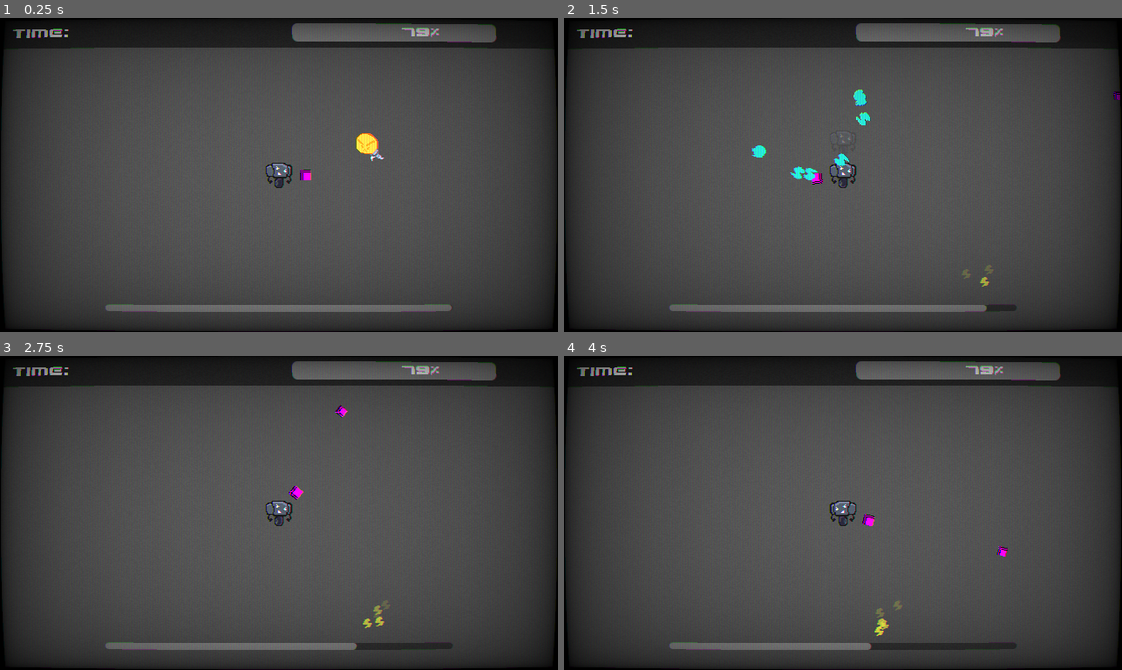
Above: before the commit, frames 1-4 (two rows, left to right).
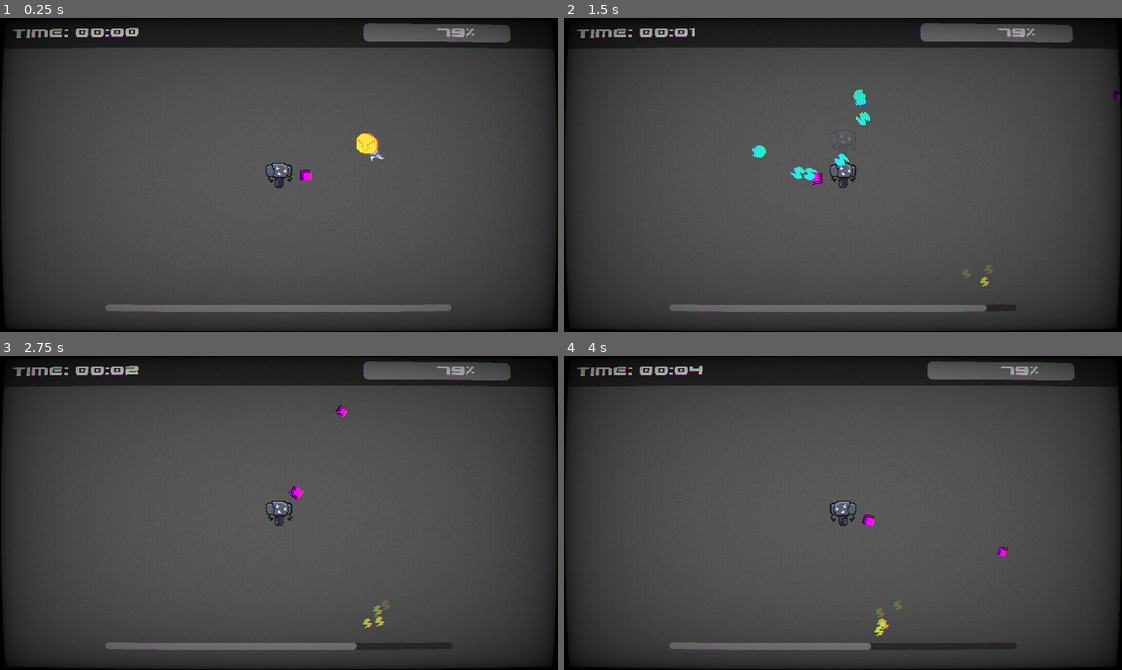
Above: after the commit, the same moments.

Repository: kinghos/GMTK-Game-Jam-2026
Game: Godot game, scene res://scenes/level/level.tscn
Same seed, same stepped clock (60 frames per second), same inputs: the game is played once before the commit and once after it.
Inputs (mouse positions are in pixels of both pictures, inside the frame that each line leads up to):
- Up to frame 1 (0.25 s): no input
- Up to frame 2 (1.5 s): move the mouse to (965, 159) at 0.52 s; press the mouse at (965, 159) at 0.53 s; hold D (Right) 0.53-1.28 s; move the mouse to (731, 190) at 1.27 s; release the mouse at (731, 190) at 1.28 s; hold S (Down) from 1.28 s (still down); tap Shift (Sprint) at 1.35 s
- Up to frame 3 (2.75 s): move the mouse to (334, 443) at 2.02 s; release S (Down) at 2.03 s; press the mouse at (334, 443) at 2.03 s; hold D (Right) from 2.03 s (still down)
- Up to frame 4 (4 s): move the mouse to (815, 575) at 2.77 s; release D (Right) at 2.78 s; release the mouse at (815, 575) at 2.78 s; hold W (Up) 2.78-3.53 s; tap Shift (Sprint) at 2.85 s; tap Enter at 3.5 s; move the mouse to (1010, 560) at 3.52 s; press the mouse at (1010, 560) at 3.53 s; hold A (Left) from 3.53 s (still down)

The runs differ from the first frame. In frame 1, 1.4% of the frame differs, in the area x 13-92%, y 1-53%; in frame 2, 1.3%; in frame 3, 1.4%; in frame 4, 1.4%.

Commit message:
timer working, progress bar

Diff:
--- a/globals/Globals.gd
+++ b/globals/Globals.gd
@@ -5,14 +5,13 @@
 var slider: ChargeBar
 var level: Level
 var game_over = false
+var enemy_kill_total = 0
+var current_kill_target = 12
+var wave = 1
+var start_time
 enum ENEMY_TYPES {FODDER, CHARGELESS, PARASITE, RANGED}
 
 
-# Called when the node enters the scene tree for the first time.
-func _ready() -> void:
-	pass # Replace with function body.
-
-
-# Called every frame. 'delta' is the elapsed time since the previous frame.
-func _process(delta: float) -> void:
-	pass
+func next_target(num):
+	# uses the quadratic sequence 5x^2 + 4x + 3 to generate the next target
+	return 5 * num * num + 4 * num + 3
--- /dev/null
+++ b/scenes/hud/hud.gd
@@ -0,0 +1,14 @@
+extends CanvasLayer
+
+@onready var top_bar: ColorRect = $Control/TopBar
+@onready var progress_bar: ProgressBar = $Control/TopBar/HBoxContainer/ProgressBar
+@onready var timer: Label = $Control/TopBar/HBoxContainer/Timer
+
+func _ready() -> void:
+	Globals.start_time = Time.get_ticks_msec()
+
+func _process(delta: float) -> void:
+	var ms = Time.get_ticks_msec() - Globals.start_time
+	var secs = (ms / 1000) % 60
+	var mins = floor((ms / 1000) / 60)
+	timer.text = "TIME: %02d:%02d" % [mins, secs]
--- a/scenes/hud/hud.tscn
+++ b/scenes/hud/hud.tscn
@@ -1,5 +1,6 @@
 [gd_scene format=3 uid="uid://dmlqu105ltwt4"]
 
+[ext_resource type="Script" uid="uid://b1mwdx6ymgu1b" path="res://scenes/hud/hud.gd" id="1_0bx4p"]
 [ext_resource type="Script" uid="uid://cwrjmiycyral0" path="res://scenes/hud/charge_bar.gd" id="1_48c2t"]
 [ext_resource type="FontFile" uid="uid://d0l0a1tva8g5b" path="res://assets/vertopal.com_GUNV2BM.ttf" id="1_c45xl"]
 [ext_resource type="Shader" uid="uid://cqhx0vrhkfegb" path="res://assets/shaders/crt.gdshader" id="1_cgeww"]
@@ -136,6 +137,7 @@
 }
 
 [node name="HUD" type="CanvasLayer" unique_id=350223319]
+script = ExtResource("1_0bx4p")
 
 [node name="Control" type="Control" parent="." unique_id=382430714]
 layout_mode = 3
@@ -320,7 +322,7 @@
 grow_vertical = 2
 theme_override_constants/separation = 258
 
-[node name="Label" type="Label" parent="Control/TopBar/HBoxContainer" unique_id=245234213]
+[node name="Timer" type="Label" parent="Control/TopBar/HBoxContainer" unique_id=245234213]
 layout_mode = 2
 theme_override_fonts/font = ExtResource("1_c45xl")
 text = "TIME:"
Binary file changed: assets/sprites/player.png
Not shown, added: scenes/hud/hud.gd.uid
